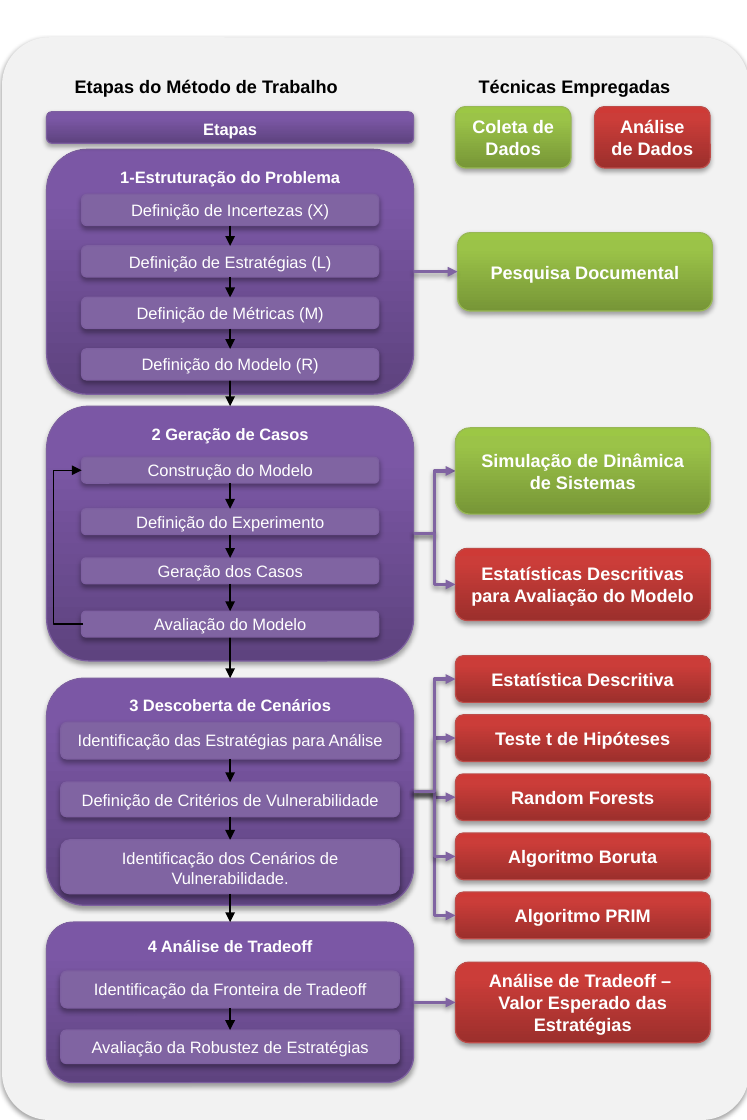
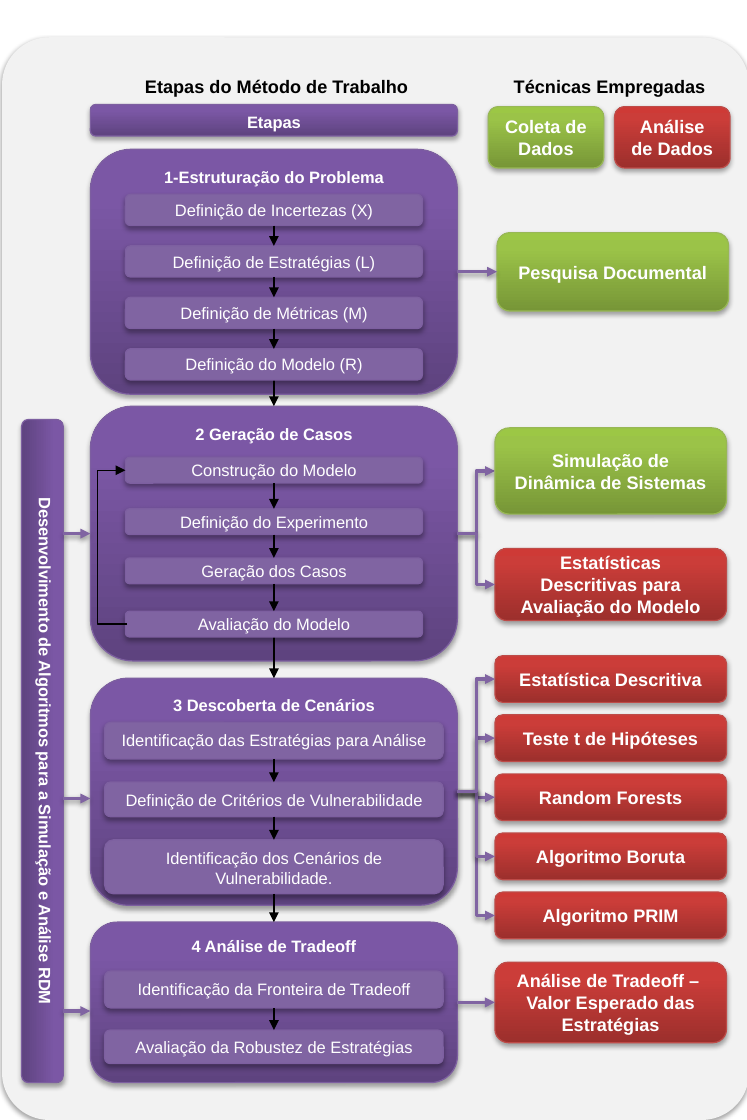
Before and after one commit to pedroliman/ms-rdm-dissertation, a slide deck: slide 9 of dissertacao-docs/apresentacoes/Dissertação - RDM - EMA - Imagens-Retrato.pptx. Drawn at 747x1120 pixels with LibreOffice and Linux fonts; fonts in the diff are those of the drawing. Boxes give left, top, right and bottom in pixels: in the first picture for what was removed or moved away, otherwise in the second. Text is boxed around its words. In the diff, an @@ line names an element or a change of style, - is before the commit and + after.

```diff
--- a/dissertacao-docs/apresentacoes/Dissertação - RDM - EMA - Imagens-Retrato.pptx
+++ b/dissertacao-docs/apresentacoes/Dissertação - RDM - EMA - Imagens-Retrato.pptx
@@ text "Etapas do Método de Trabalho ..." rewrapped from (75,79,670,97) to (145,79,705,97) @@
@@ rounded rectangle "Etapas": place and size @@
-rounded rectangle "Etapas" at (46,111,413,143)
+rounded rectangle "Etapas" at (90,104,456,136)
@@ rounded rectangle "Coleta de Dados": place and size @@
-rounded rectangle "Coleta de Dados" at (455,107,570,168)
+rounded rectangle "Coleta de Dados" at (489,107,604,168)
@@ rounded rectangle "Análise de Dados": place and size @@
-rounded rectangle "Análise de Dados" at (594,107,709,168)
+rounded rectangle "Análise de Dados" at (614,107,729,168)
@@ rounded rectangle "Pesquisa Documental": place and size @@
-rounded rectangle "Pesquisa Documental" at (458,232,713,311)
+rounded rectangle "Pesquisa Documental" at (497,232,728,311)
@@ elbow arrow moved from (414, 272) - (458, 272) to (458, 272) - (497, 272) @@
@@ rounded rectangle added at (22,419,63,1083), fill gradient #5F4480 to #7B58A6 to #7C57A8, outline #7D60A0 0.75 pt, 10 pt, text #FFFFFF, bold @@
+Desenvolvimento de Algoritmos para a Simulação e Análise RDM
@@ rounded rectangle "Simulação de Dinâmica de Sistemas": place and size @@
-rounded rectangle "Simulação de Dinâmica de Sistemas" at (455,428,710,515)
+rounded rectangle "Simulação de Dinâmica de Sistemas" at (494,428,726,515)
@@ 17 rounded rectangles, 12 arrows, 1 elbow arrow: place and size @@
-17 rounded rectangles, 12 arrows, 1 elbow arrow at (46,149,413,1083)
+17 rounded rectangles, 12 arrows, 1 elbow arrow at (90,149,456,1083)
@@ elbow arrow moved from (414, 534) - (455, 471) to (458, 534) - (494, 471) @@
@@ elbow arrow added from (63, 534) to (90, 534), #8064A2 2 pt @@
@@ elbow arrow moved from (414, 534) - (455, 585) to (458, 534) - (494, 585) @@
@@ rounded rectangle "Estatísticas Descritivas para Avaliação do ...": place and size @@
-rounded rectangle "Estatísticas Descritivas para Avaliação do ..." at (455,549,710,621)
+rounded rectangle "Estatísticas Descritivas para Avaliação do ..." at (494,549,726,621)
@@ rounded rectangle "Estatística Descritiva": place and size @@
-rounded rectangle "Estatística Descritiva" at (455,656,710,702)
+rounded rectangle "Estatística Descritiva" at (494,656,726,702)
@@ elbow arrow moved from (414, 792) - (455, 679) to (458, 792) - (494, 679) @@
@@ rounded rectangle "Teste t de Hipóteses": place and size @@
-rounded rectangle "Teste t de Hipóteses" at (455,715,710,761)
+rounded rectangle "Teste t de Hipóteses" at (494,715,726,761)
@@ elbow arrow moved from (414, 792) - (455, 739) to (458, 792) - (494, 739) @@
@@ rounded rectangle "Random Forests": place and size @@
-rounded rectangle "Random Forests" at (455,774,710,821)
+rounded rectangle "Random Forests" at (494,774,726,821)
@@ elbow arrow added from (63, 799) to (90, 799), #8064A2 2 pt @@
@@ elbow arrow moved from (414, 792) - (455, 915) to (458, 792) - (494, 915) @@
@@ elbow arrow moved from (414, 792) - (455, 857) to (458, 792) - (494, 857) @@
@@ elbow arrow moved from (414, 792) - (455, 798) to (458, 792) - (494, 798) @@
@@ rounded rectangle "Algoritmo Boruta": place and size @@
-rounded rectangle "Algoritmo Boruta" at (455,834,710,880)
+rounded rectangle "Algoritmo Boruta" at (494,834,726,880)
@@ rounded rectangle "Algoritmo PRIM": place and size @@
-rounded rectangle "Algoritmo PRIM" at (455,893,710,939)
+rounded rectangle "Algoritmo PRIM" at (494,893,726,939)
@@ rounded rectangle "Análise de Tradeoff –": place and size @@
-rounded rectangle "Análise de Tradeoff –" at (455,963,710,1043)
+rounded rectangle "Análise de Tradeoff –" at (494,963,726,1043)
@@ elbow arrow added from (63, 1011) to (90, 1011), #8064A2 2 pt @@
@@ arrow moved from (414, 1003) - (455, 1003) to (458, 1003) - (494, 1003) @@
```
Also in this commit, not shown: 1 other file.
